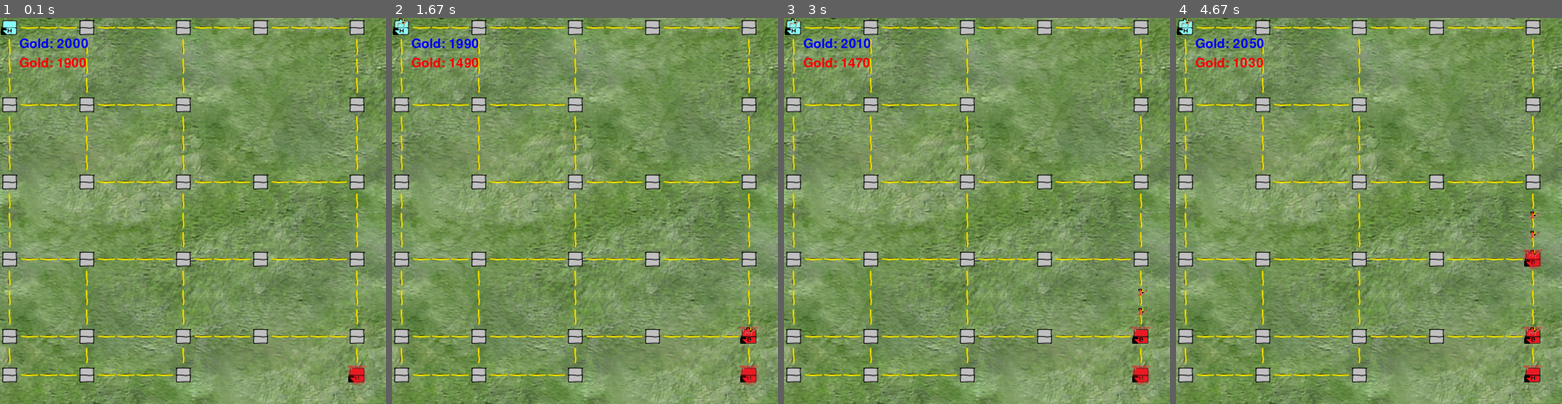
Above: before the commit, frames 1-4 (left to right).
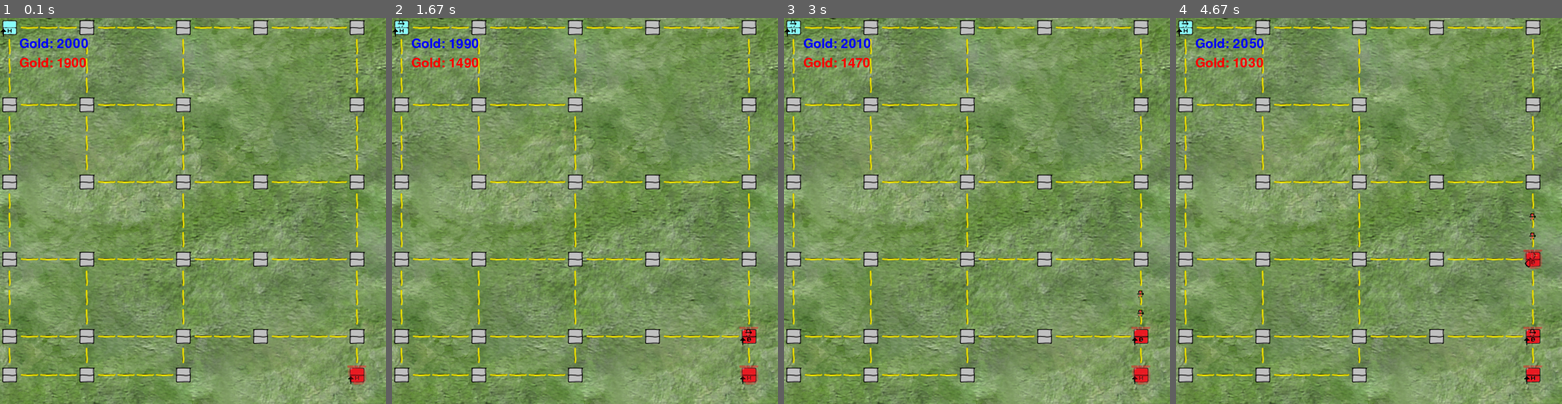
Above: after the commit, the same moments.

Repository: czebrose/ML_Projects
Game: pygame game, started from ML-Tutorial/NodeFightGame/game.py
Two runs of this game, one before a commit and one after it. Both use one fixed random seed, a clock stepped at 60 frames per second and the inputs below.
Inputs (mouse positions are in pixels of both pictures, inside the frame that each line leads up to):
- Up to frame 1 (0.1 s): no input
- Up to frame 2 (1.67 s): click (585, 211) at 0.38 s
- Up to frame 3 (3 s): no input
- Up to frame 4 (4.67 s): no input

The runs differ from the first frame. In frame 1, less than 0.1% of the frame differs, in the area x 0-92%, y 2-95%; in frame 2, 0.1%; in frame 3, 0.2%; in frame 4, 0.3%, in the area x 0-95%, y 0-95%.

Commit message:
Don't always build the barracks with the same unit type now.

Diff:
--- a/ML-Tutorial/NodeFightGame/building.py
+++ b/ML-Tutorial/NodeFightGame/building.py
@@ -14,9 +14,9 @@
 
 
 class Building:
-    def __init__(self, type):
-        self.type = type
-        self.unit_type = UnitType.KNIGHT
+    def __init__(self, b_type, unit_type):
+        self.type = b_type
+        self.unit_type = unit_type
 
     def can_spawn_unit(self):
         return self.type is BuildingType.HOME or self.type is BuildingType.BARRACKS
--- a/ML-Tutorial/NodeFightGame/node.py
+++ b/ML-Tutorial/NodeFightGame/node.py
@@ -26,13 +26,13 @@
         Location.__init__(self, x, y)
         if node_type == 'N':
             self.owner = PlayerColor.NEUTRAL
-            self.building = Building(BuildingType.EMPTY)
+            self.building = Building(BuildingType.EMPTY, UnitType.EMPTY)
         elif node_type == 'B':
             self.owner = PlayerColor.BLUE
-            self.building = Building(BuildingType.HOME)
+            self.building = Building(BuildingType.HOME, UnitType.PIKEMAN)
         elif node_type == 'R':
             self.owner = PlayerColor.RED
-            self.building = Building(BuildingType.HOME)
+            self.building = Building(BuildingType.HOME, UnitType.PIKEMAN)
         self.spawn_timer = 0
         self.exit_direction = {PlayerColor.RED: None, PlayerColor.BLUE: None}
 
--- a/ML-Tutorial/NodeFightGame/player.py
+++ b/ML-Tutorial/NodeFightGame/player.py
@@ -19,6 +19,7 @@
         self.color = color
         self.highlight_node = None
         self.gold = 2000
+        self.unit_pref = UnitType.PIKEMAN
 
     def check_input(self, global_map):
         self.highlight_node = self.get_highlight_node(global_map)
@@ -67,8 +68,9 @@
             if node.building and node.building.type is building_type:
                 return
             if self.gold >= util.BUILDING_COST:
-                node.building = Building(building_type)
+                node.building = Building(building_type, self.unit_pref)
                 self.gold -= util.BUILDING_COST
+                self.unit_pref = UnitType.get_next(self.unit_pref)
 
     def execute_unit_change(self, node, unit_type):
         if node and node.owner is self.color:
--- a/ML-Tutorial/NodeFightGame/util.py
+++ b/ML-Tutorial/NodeFightGame/util.py
@@ -60,6 +60,16 @@
     ARCHER = 2
     KNIGHT = 3
 
+    @classmethod
+    def get_next(cls, unit_type):
+        if unit_type is UnitType.PIKEMAN:
+            return UnitType.ARCHER
+        if unit_type is UnitType.ARCHER:
+            return UnitType.KNIGHT
+        if unit_type is UnitType.KNIGHT:
+            return UnitType.PIKEMAN
+        return unit_type
+
 
 class PlayerColor(Enum):
     ERROR = -1
